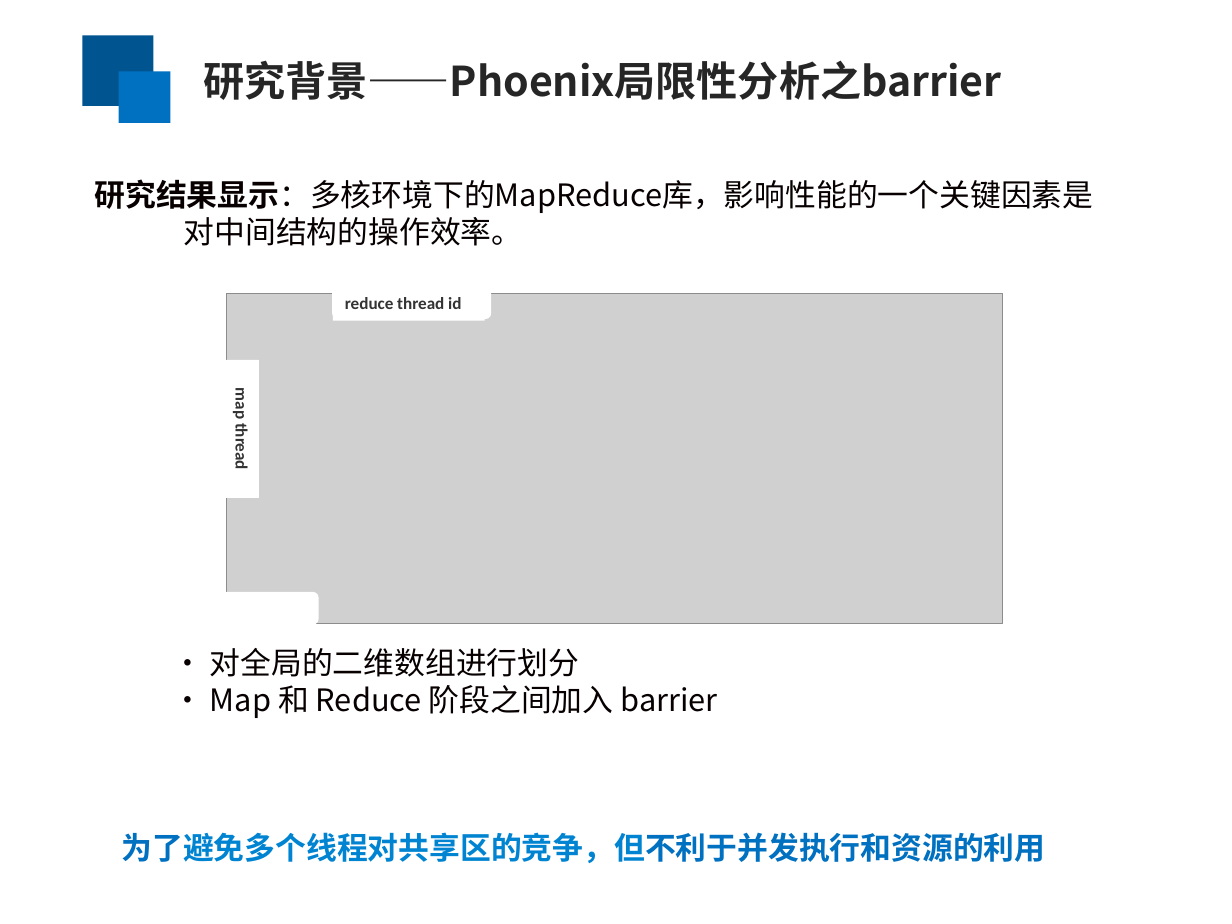
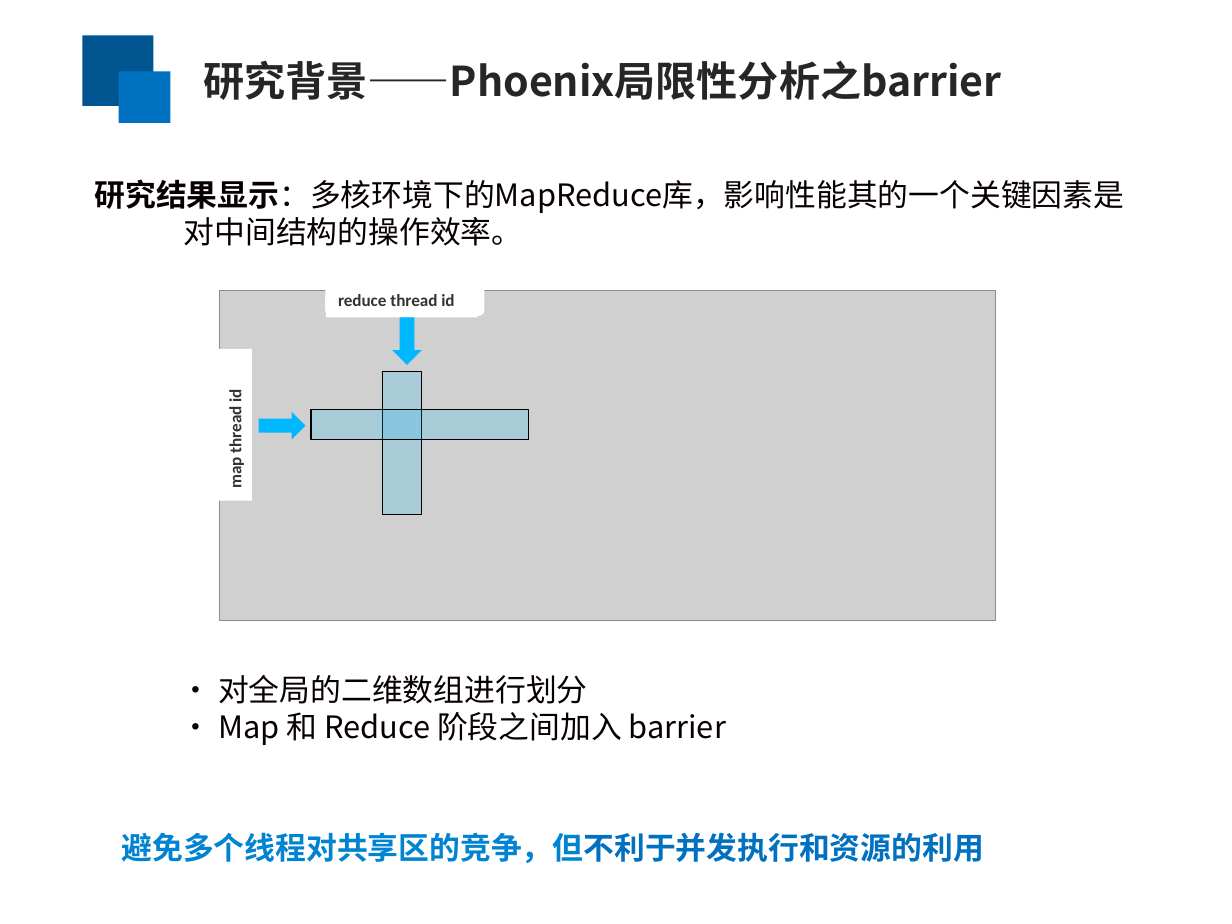
Before and after one commit to yufenyu/work, a slide deck: slide 4 of dmr_paper/paper/chinaSys-2016.ppt (slide 5 before the commit). Drawn at 1232x924 pixels with LibreOffice and Linux fonts; fonts in the diff are those of the drawing; grey boxes stand for pictures. Boxes give left, top, right and bottom in pixels: in the first picture for what was removed or moved away, otherwise in the second. Text is boxed around its words. In the diff, an @@ line names an element or a change of style, - is before the commit and + after.

```diff
--- a/dmr_paper/paper/chinaSys-2016.ppt
+++ b/dmr_paper/paper/chinaSys-2016.ppt
@@ text at bbox=[94, 179, 1124, 246]: text changed @@
-研究结果显示：多核环境下的MapReduce库，影响性能的一个关键因素是 对中间结构的操作效率。
+研究结果显示：多核环境下的MapReduce库，影响性能其的一个关键因素是 对中间结构的操作效率。
@@ picture: place and size @@
-picture at bbox=[227, 293, 1003, 623]
+picture at bbox=[219, 291, 995, 621]
@@ rectangle "reduce thread id": place and size @@
-rectangle "reduce thread id" at bbox=[333, 287, 484, 320]
+rectangle "reduce thread id" at bbox=[326, 283, 478, 317]
@@ rounded rectangle: place and size @@
-rounded rectangle at bbox=[333, 287, 490, 319]
+rounded rectangle at bbox=[326, 283, 484, 315]
@@ down arrow added at bbox=[392, 318, 421, 366], fill #00B8FF @@
@@ rectangle "map thread id" at bbox=[218, 349, 251, 500]: rotation 0 to 270 degrees @@
@@ rectangle added at bbox=[382, 372, 421, 515], fill #00B8FF at 18% opacity, outline #000000 0.74 pt @@
@@ text in rectangle at bbox=[225, 390, 246, 487]: text changed @@
-map thread
+map thread id
@@ right arrow added at bbox=[259, 411, 306, 440], fill #00B8FF @@
@@ rectangle added at bbox=[312, 410, 530, 440], fill #00B8FF at 19% opacity, outline #000000 0.74 pt @@
@@ rounded rectangle: place and size @@
-rounded rectangle at bbox=[160, 593, 318, 625]
+rounded rectangle at bbox=[153, 526, 191, 549]
@@ text "• 对全局的二维数组进行划分": place and size @@
-text "• 对全局的二维数组进行划分" at bbox=[210, 648, 717, 718]
+text "• 对全局的二维数组进行划分" at bbox=[218, 675, 726, 745]
@@ text at bbox=[121, 832, 983, 863]: text changed; text colour #0070C0 to #0084D1 @@
-为了避免多个线程对共享区的竞争，但不利于并发执行和资源的利用
+避免多个线程对共享区的竞争，但不利于并发执行和资源的利用
```
Also in this commit, not shown: 9 other slides changed, 1 slide removed.
